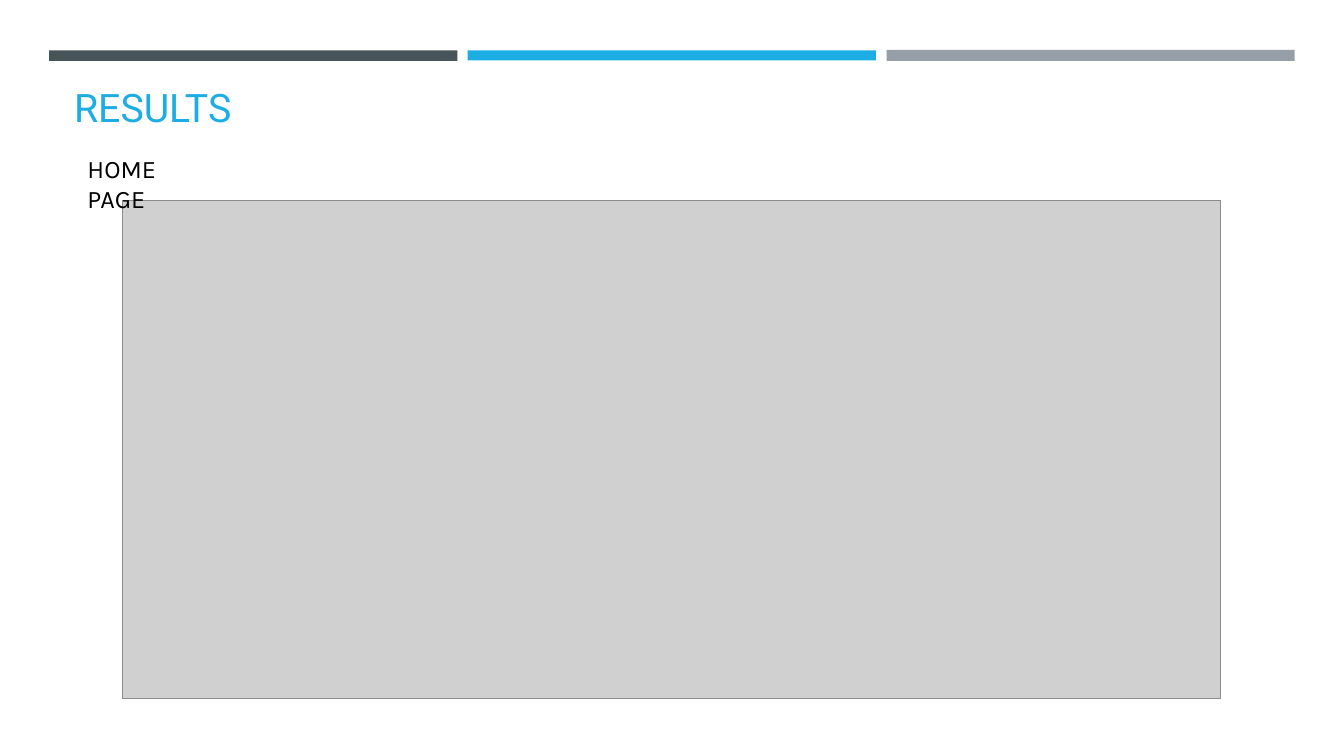
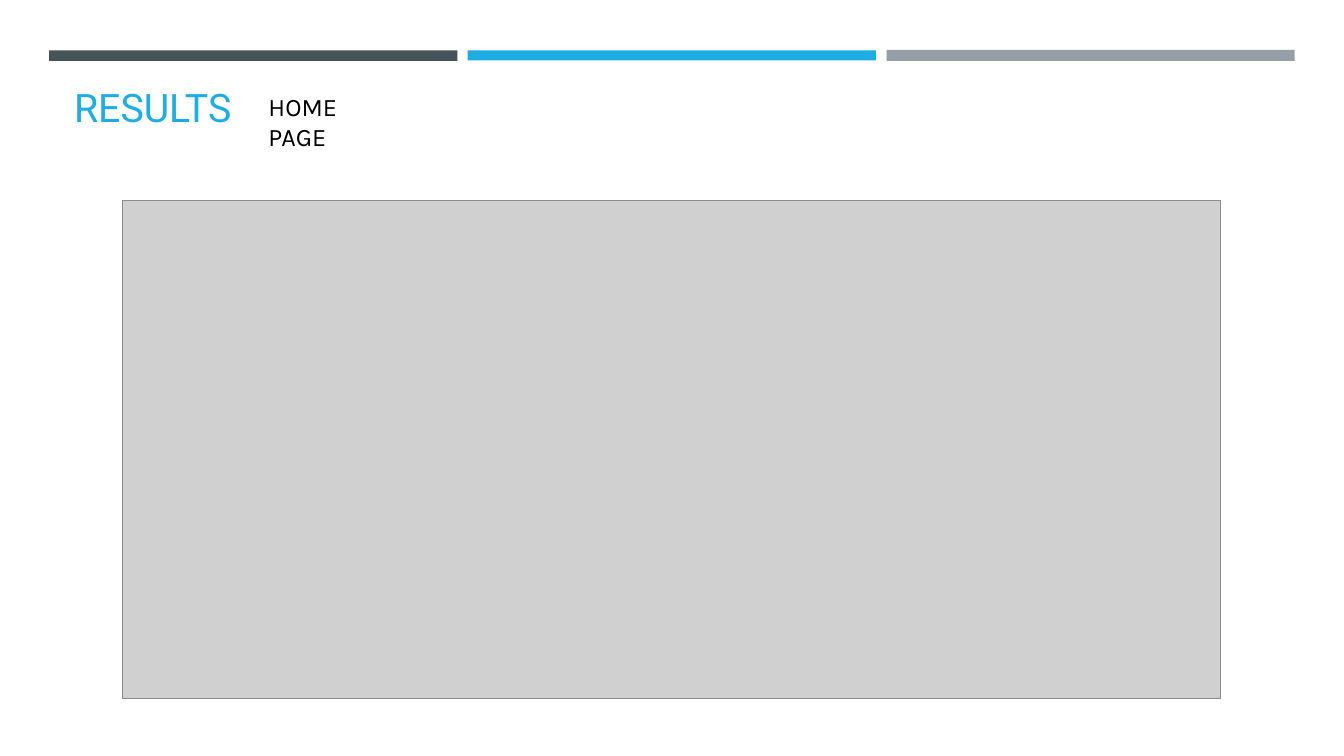
Before and after one commit to Karthik7375/Steganography, a slide deck: slide 7 of Karthik_Ganesh_Project.pptx. Drawn at 1344x756 pixels with LibreOffice and Linux fonts; fonts in the diff are those of the drawing; grey boxes stand for pictures; background and template pictures are left out. Boxes give left, top, right and bottom in pixels: in the first picture for what was removed or moved away, otherwise in the second. Text is boxed around its words. In the diff, an @@ line names an element or a change of style, - is before the commit and + after.

```diff
--- a/Karthik_Ganesh_Project.pptx
+++ b/Karthik_Ganesh_Project.pptx
@@ text "HOME PAGE" rewrapped from <box>87,162,156,214</box> to <box>268,100,337,147</box> @@
```
Also in this commit, not shown: 2 other slides changed.
